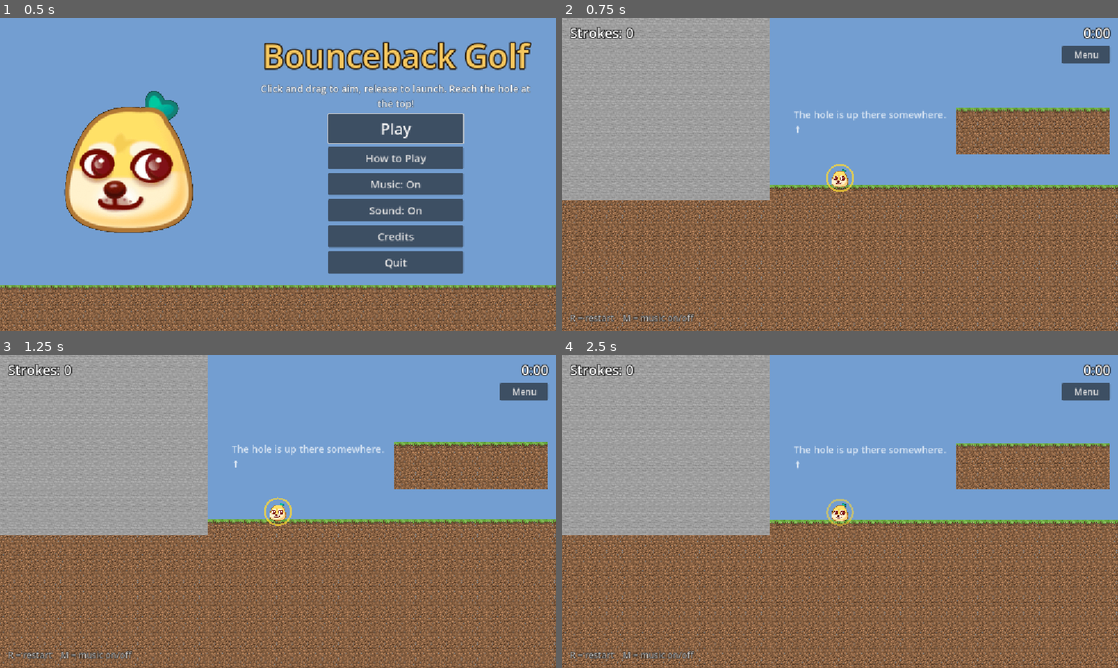
Above: before the commit, frames 1-4 (two rows, left to right).
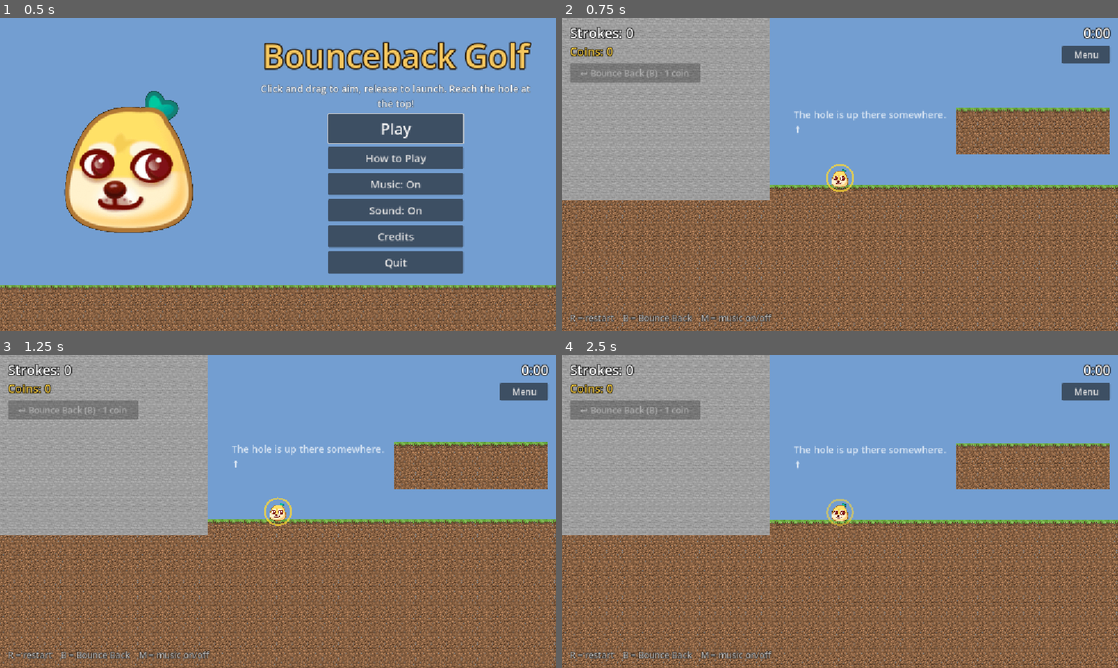
Above: after the commit, the same moments.

Repository: Khazap/bounceback-golf
Game: Godot game, scene res://scenes/ui/Title.tscn
Same seed, same stepped clock (60 frames per second), same inputs: the game is played once before the commit and once after it. Sound files missing from this copy of the repository are replaced by a short silence.
Inputs:
- Up to frame 1 (0.5 s): no input
- Up to frame 2 (0.75 s): click "Play" at 0.5 s
- Up to frame 3 (1.25 s): no input
- Up to frame 4 (2.5 s): click "Menu" at 1.25 s; click "Play" at 2 s

Frame 1 is identical in both runs. In frame 2, 1.8% of the frame differs, in the area x 1-38%, y 9-98%; in frame 3, 1.8%; in frame 4, 1.8%.

Commit message:
Coins and Bounce Back: spend 1 coin to return to your last shot
- 17 coins in the level (3 hang in the Big Fall shaft), respawn on restart
- Bounce Back button / B key: back to where the last shot was taken,
  works mid-fall, can chain, no stroke added
- GameManager: coins, coins_changed, game_started, add_coin, spend_coin
- Coin and Bounce Back sounds; sound_maker now seeded (repeatable)

Co-Authored-By: Claude Opus 5.5 <noreply@anthropic.com>

Diff:
--- /dev/null
+++ b/scenes/level/Coin.tscn
@@ -0,0 +1,12 @@
+[gd_scene format=3]
+
+[ext_resource type="Script" path="res://scripts/coin.gd" id="1_coin"]
+
+[sub_resource type="CircleShape2D" id="CircleShape2D_coin"]
+radius = 14.0
+
+[node name="Coin" type="Area2D"]
+script = ExtResource("1_coin")
+
+[node name="CollisionShape2D" type="CollisionShape2D" parent="."]
+shape = SubResource("CircleShape2D_coin")
--- a/scenes/level/Level.tscn
+++ b/scenes/level/Level.tscn
@@ -1,57 +1,129 @@
 [gd_scene format=4]
 
-[ext_resource type="TileSet" path="res://scenes/level/level_tileset.tres" id="1_l1x8v"]
-[ext_resource type="PackedScene" path="res://scenes/level/Goal.tscn" id="2_5l2jw"]
-[ext_resource type="Script" path="res://scripts/goal.gd" id="3_ti4pp"]
+[ext_resource type="TileSet" path="res://scenes/level/level_tileset.tres" id="1_ti4pp"]
+[ext_resource type="PackedScene" path="res://scenes/level/Goal.tscn" id="2_reyld"]
+[ext_resource type="Script" path="res://scripts/goal.gd" id="3_e4y3p"]
+[ext_resource type="PackedScene" path="res://scenes/level/Coin.tscn" id="4_4nqmc"]
+[ext_resource type="Script" path="res://scripts/coin.gd" id="5_f6d01"]
 
-[sub_resource type="PhysicsMaterial" id="PhysicsMaterial_reyld"]
+[sub_resource type="PhysicsMaterial" id="PhysicsMaterial_8onpu"]
 friction = 0.0
 
-[node name="Level" type="Node2D" unique_id=1063039908]
+[node name="Level" type="Node2D" unique_id=1178856215]
 
-[node name="Tiles" type="TileMapLayer" parent="." unique_id=1209484251]
+[node name="Tiles" type="TileMapLayer" parent="." unique_id=1492124017]
 tile_map_data = PackedByteArray("AADu/wAAAgAAAAAAAADu/wEAAQAAAAAAAADu/wIAAQAAAAAAAADu/wMAAQAAAAAAAADu/wQAAQAAAAAAAADu/w …(217280 unchanged characters)…
-tile_set = ExtResource("1_l1x8v")
+tile_set = ExtResource("1_ti4pp")
 
-[node name="Slopes" type="StaticBody2D" parent="." unique_id=740710159]
-physics_material_override = SubResource("PhysicsMaterial_reyld")
+[node name="Slopes" type="StaticBody2D" parent="." unique_id=708301899]
+physics_material_override = SubResource("PhysicsMaterial_8onpu")
 
-[node name="Shape0" type="CollisionPolygon2D" parent="Slopes" unique_id=1216407288]
+[node name="Shape0" type="CollisionPolygon2D" parent="Slopes" unique_id=1275795976]
 polygon = PackedVector2Array(992, -640, 1152, -832, 1152, -640)
 
-[node name="Rock0" type="Polygon2D" parent="Slopes" unique_id=825099176]
+[node name="Rock0" type="Polygon2D" parent="Slopes" unique_id=4860268]
 color = Color(0.25, 0.24, 0.28, 1)
 polygon = PackedVector2Array(992, -640, 1152, -832, 1152, -640)
 
-[node name="Shape1" type="CollisionPolygon2D" parent="Slopes" unique_id=1200561993]
+[node name="Shape1" type="CollisionPolygon2D" parent="Slopes" unique_id=794293536]
 polygon = PackedVector2Array(608, -3968, 800, -4096, 800, -4064, 608, -3936)
 
-[node name="Rock1" type="Polygon2D" parent="Slopes" unique_id=837950807]
+[node name="Rock1" type="Polygon2D" parent="Slopes" unique_id=41729031]
 color = Color(0.25, 0.24, 0.28, 1)
 polygon = PackedVector2Array(608, -3968, 800, -4096, 800, -4064, 608, -3936)
 
-[node name="Shape2" type="CollisionPolygon2D" parent="Slopes" unique_id=2053787239]
+[node name="Shape2" type="CollisionPolygon2D" parent="Slopes" unique_id=3843929]
 polygon = PackedVector2Array(992, -6496, 1152, -6592, 1152, -6496)
 
-[node name="Rock2" type="Polygon2D" parent="Slopes" unique_id=1702105367]
+[node name="Rock2" type="Polygon2D" parent="Slopes" unique_id=1550701771]
 color = Color(0.25, 0.24, 0.28, 1)
 polygon = PackedVector2Array(992, -6496, 1152, -6592, 1152, -6496)
 
-[node name="Shape3" type="CollisionPolygon2D" parent="Slopes" unique_id=818522356]
+[node name="Shape3" type="CollisionPolygon2D" parent="Slopes" unique_id=1798178820]
 polygon = PackedVector2Array(0, -8576, 192, -8384, 0, -8384)
 
-[node name="Rock3" type="Polygon2D" parent="Slopes" unique_id=1535173434]
+[node name="Rock3" type="Polygon2D" parent="Slopes" unique_id=1189863321]
 color = Color(0.25, 0.24, 0.28, 1)
 polygon = PackedVector2Array(0, -8576, 192, -8384, 0, -8384)
 
-[node name="SpawnPoint" type="Marker2D" parent="." unique_id=146703195]
+[node name="SpawnPoint" type="Marker2D" parent="." unique_id=1859534766]
 position = Vector2(144, -24)
 
-[node name="Goal" type="Area2D" parent="." unique_id=354670228 instance=ExtResource("2_5l2jw")]
+[node name="Goal" type="Area2D" parent="." unique_id=1432395406 instance=ExtResource("2_reyld")]
 position = Vector2(608, -9064)
-script = ExtResource("3_ti4pp")
+script = ExtResource("3_e4y3p")
 
-[node name="StartSign" type="Label" parent="." unique_id=1026059415]
+[node name="Coins" type="Node2D" parent="." unique_id=1032238646]
+
+[node name="Coin0" type="Area2D" parent="Coins" unique_id=1467377258 instance=ExtResource("4_4nqmc")]
+position = Vector2(592, -496)
+script = ExtResource("5_f6d01")
+
+[node name="Coin1" type="Area2D" parent="Coins" unique_id=1045278179 instance=ExtResource("4_4nqmc")]
+position = Vector2(48, -656)
+script = ExtResource("5_f6d01")
+
+[node name="Coin2" type="Area2D" parent="Coins" unique_id=227176104 instance=ExtResource("4_4nqmc")]
+position = Vector2(976, -976)
+script = ExtResource("5_f6d01")
+
+[node name="Coin3" type="Area2D" parent="Coins" unique_id=33432186 instance=ExtResource("4_4nqmc")]
+position = Vector2(720, -1328)
+script = ExtResource("5_f6d01")
+
+[node name="Coin4" type="Area2D" parent="Coins" unique_id=943873645 instance=ExtResource("4_4nqmc")]
+position = Vector2(560, -1680)
+script = ExtResource("5_f6d01")
+
+[node name="Coin5" type="Area2D" parent="Coins" unique_id=1962292235 instance=ExtResource("4_4nqmc")]
+position = Vector2(48, -2352)
+script = ExtResource("5_f6d01")
+
+[node name="Coin6" type="Area2D" parent="Coins" unique_id=1639599575 instance=ExtResource("4_4nqmc")]
+position = Vector2(720, -2800)
+script = ExtResource("5_f6d01")
+
+[node name="Coin7" type="Area2D" parent="Coins" unique_id=1774279211 instance=ExtResource("4_4nqmc")]
+position = Vector2(1008, -2544)
+script = ExtResource("5_f6d01")
+
+[node name="Coin8" type="Area2D" parent="Coins" unique_id=563480592 instance=ExtResource("4_4nqmc")]
+position = Vector2(1008, -3824)
+script = ExtResource("5_f6d01")
+
+[node name="Coin9" type="Area2D" parent="Coins" unique_id=483713381 instance=ExtResource("4_4nqmc")]
+position = Vector2(1008, -5104)
+script = ExtResource("5_f6d01")
+
+[node name="Coin10" type="Area2D" parent="Coins" unique_id=1571250689 instance=ExtResource("4_4nqmc")]
+position = Vector2(368, -3920)
+script = ExtResource("5_f6d01")
+
+[node name="Coin11" type="Area2D" parent="Coins" unique_id=1149418079 instance=ExtResource("4_4nqmc")]
+position = Vector2(624, -4560)
+script = ExtResource("5_f6d01")
+
+[node name="Coin12" type="Area2D" parent="Coins" unique_id=443961301 instance=ExtResource("4_4nqmc")]
+position = Vector2(496, -5456)
+script = ExtResource("5_f6d01")
+
+[node name="Coin13" type="Area2D" parent="Coins" unique_id=419546156 instance=ExtResource("4_4nqmc")]
+position = Vector2(912, -6640)
+script = ExtResource("5_f6d01")
+
+[node name="Coin14" type="Area2D" parent="Coins" unique_id=216875168 instance=ExtResource("4_4nqmc")]
+position = Vector2(1104, -7408)
+script = ExtResource("5_f6d01")
+
+[node name="Coin15" type="Area2D" parent="Coins" unique_id=608219834 instance=ExtResource("4_4nqmc")]
+position = Vector2(112, -8112)
+script = ExtResource("5_f6d01")
+
+[node name="Coin16" type="Area2D" parent="Coins" unique_id=1196153055 instance=ExtResource("4_4nqmc")]
+position = Vector2(752, -8592)
+script = ExtResource("5_f6d01")
+
+[node name="StartSign" type="Label" parent="." unique_id=112414227]
 offset_left = 48.0
 offset_top = -160.0
 offset_right = 48.0
--- a/scenes/ui/HUD.tscn
+++ b/scenes/ui/HUD.tscn
@@ -14,6 +14,27 @@
 theme_override_constants/outline_size = 6
 theme_override_font_sizes/font_size = 28
 text = "Strokes: 0"
+
+[node name="CoinsLabel" type="Label" parent="."]
+offset_left = 16.0
+offset_top = 52.0
+offset_right = 316.0
+offset_bottom = 88.0
+theme_override_colors/font_color = Color(1, 0.82, 0.25, 1)
+theme_override_colors/font_outline_color = Color(0, 0, 0, 1)
+theme_override_constants/outline_size = 6
+theme_override_font_sizes/font_size = 24
+text = "Coins: 0"
+
+[node name="BounceBackButton" type="Button" parent="."]
+offset_left = 16.0
+offset_top = 94.0
+offset_right = 286.0
+offset_bottom = 134.0
+focus_mode = 0
+theme_override_font_sizes/font_size = 18
+disabled = true
+text = "↩ Bounce Back (B) · 1 coin"
 
 [node name="TimeLabel" type="Label" parent="."]
 anchors_preset = 1
@@ -49,11 +70,11 @@
 anchor_bottom = 1.0
 offset_left = 16.0
 offset_top = -40.0
-offset_right = 416.0
+offset_right = 616.0
 offset_bottom = -12.0
 grow_vertical = 0
 theme_override_colors/font_color = Color(1, 1, 1, 0.7)
 theme_override_colors/font_outline_color = Color(0, 0, 0, 1)
 theme_override_constants/outline_size = 4
 theme_override_font_sizes/font_size = 18
-text = "R = restart    M = music on/off"
+text = "R = restart    B = Bounce Back    M = music on/off"
--- a/scripts/audio_manager.gd
+++ b/scripts/audio_manager.gd
@@ -15,6 +15,8 @@
 	"ready": preload("res://audio/sfx_ready.wav"),
 	"click": preload("res://audio/sfx_click.wav"),
 	"win": preload("res://audio/sfx_win.wav"),
+	"coin": preload("res://audio/sfx_coin.wav"),
+	"bounceback": preload("res://audio/sfx_bounceback.wav"),
 }
 const MUSIC := preload("res://audio/music_loop.wav")
 const MUSIC_VOLUME_DB := -8.0  # negative = quieter than the sound effects
--- /dev/null
+++ b/scripts/coin.gd
@@ -0,0 +1,48 @@
+extends Area2D
+## A coin. Touch it with the ball to collect it (+1 coin).
+## It's drawn with code (a gold circle), so it needs no image file.
+## Collected coins come back when a new run starts (R, Play Again, Play).
+
+const RADIUS := 11.0
+
+var time := randf() * 10.0  # random start, so coins don't all spin in sync
+
+
+func _ready() -> void:
+	body_entered.connect(_on_body_entered)
+	GameManager.game_started.connect(_respawn)
+
+
+func _process(delta: float) -> void:
+	time += delta
+	queue_redraw()
+
+
+func _draw() -> void:
+	# Fake a spinning coin: squash it sideways with a cosine (1 -> 0.15 -> 1).
+	var spin := maxf(absf(cos(time * 3.0)), 0.15)
+	var bob := sin(time * 2.0) * 3.0  # float up and down a little
+	draw_set_transform(Vector2(0, bob), 0.0, Vector2(spin, 1.0))
+	draw_circle(Vector2.ZERO, RADIUS, Color("#b8860b"))          # dark gold rim
+	draw_circle(Vector2.ZERO, RADIUS - 3.0, Color("#ffd23f"))    # gold face
+	draw_circle(Vector2(-3, -3), 2.5, Color(1, 1, 1, 0.8))       # shine
+
+
+func _on_body_entered(body: Node) -> void:
+	if body.is_in_group("ball") and visible:
+		GameManager.add_coin()
+		AudioManager.play("coin")
+		hide()
+		# Turn off detection. "set_deferred" waits until the physics step is
+		# over, because Godot doesn't allow changing it in the middle of one.
+		set_deferred("monitoring", false)
+
+
+func _respawn() -> void:
+	show()
+	# Wait 2 physics steps before the coin can be collected again. On restart
+	# the ball needs one step to jump back to the start; without this wait, a
+	# ball sitting on this coin's spot would grab it again right away.
+	await get_tree().physics_frame
+	await get_tree().physics_frame
+	monitoring = true
--- a/scripts/game_manager.gd
+++ b/scripts/game_manager.gd
@@ -1,16 +1,21 @@
 extends Node
-## GameManager: global game state (strokes, timer, win).
+## GameManager: global game state (strokes, timer, coins, win).
 ## Registered as an autoload named "GameManager", so any script can call
 ## GameManager.add_stroke(), GameManager.win(), etc. without finding the node.
-## This file follows the shared team contract in TEAM.md. Don't rename things.
 
 ## Emitted every time the stroke count changes (the HUD listens to this).
 signal stroke_count_changed(count: int)
+## Emitted every time the coin count changes (the HUD listens to this).
+signal coins_changed(count: int)
+## Emitted at the start of every run (coins listen to this to reappear).
+signal game_started
 ## Emitted once when the player reaches the hole.
 signal game_won
 
 ## How many shots the player has taken this run.
 var stroke_count: int = 0
+## How many coins the player is holding right now.
+var coins: int = 0
 ## Seconds since the run started. Only counts up while is_playing is true.
 var elapsed_time: float = 0.0
 ## True while a run is in progress (false before start and after winning).
@@ -26,15 +31,33 @@
 ## Starts (or restarts) a run: zero the counters and start the timer.
 func start_game() -> void:
 	stroke_count = 0
+	coins = 0
 	elapsed_time = 0.0
 	is_playing = true
 	stroke_count_changed.emit(stroke_count)  # so the HUD shows "Strokes: 0"
+	coins_changed.emit(coins)
+	game_started.emit()
 
 
 ## Call once per shot (Main connects the ball's "launched" signal to this).
 func add_stroke() -> void:
 	stroke_count += 1
 	stroke_count_changed.emit(stroke_count)
+
+
+## A coin calls this when the ball touches it.
+func add_coin() -> void:
+	coins += 1
+	coins_changed.emit(coins)
+
+
+## Spends one coin. Returns false (and spends nothing) if you have none.
+func spend_coin() -> bool:
+	if coins <= 0:
+		return false
+	coins -= 1
+	coins_changed.emit(coins)
+	return true
 
 
 ## Called by the Goal when the ball enters the hole.
--- a/scripts/hud.gd
+++ b/scripts/hud.gd
@@ -3,17 +3,34 @@
 ## A CanvasLayer draws on top of the game and ignores the camera, so the
 ## labels stay in the corners even when the camera follows the ball.
 
+## Main listens to this and does the actual Bounce Back.
+signal bounce_back_pressed
+
 @onready var strokes_label: Label = $StrokesLabel
+@onready var coins_label: Label = $CoinsLabel
+@onready var bounce_back_button: Button = $BounceBackButton
 @onready var time_label: Label = $TimeLabel
 
 
 func _ready() -> void:
-	# Update the stroke text whenever GameManager says the count changed.
+	# Update the texts whenever GameManager says a number changed.
 	GameManager.stroke_count_changed.connect(_on_stroke_count_changed)
-	_on_stroke_count_changed(GameManager.stroke_count)  # show the current value now
-	# The small Menu button (top right) goes back to the main menu.
-	# Its focus_mode is "none", so Space/Enter can't press it by accident.
+	GameManager.coins_changed.connect(_on_coins_changed)
+	_on_stroke_count_changed(GameManager.stroke_count)  # show the current values now
+	_on_coins_changed(GameManager.coins)
+	# The buttons' focus_mode is "none", so Space/Enter can't press them by accident.
 	$MenuButton.pressed.connect(_on_menu_pressed)
+	bounce_back_button.pressed.connect(bounce_back_pressed.emit)
+
+
+## Main calls this to grey out the button when Bounce Back isn't possible
+## (no coins, or no earlier shot to go back to).
+func set_bounce_back_enabled(enabled: bool) -> void:
+	bounce_back_button.disabled = not enabled
+
+
+func _on_coins_changed(count: int) -> void:
+	coins_label.text = "Coins: %d" % count
 
 
 func _on_menu_pressed() -> void:
--- a/scripts/level_builder.gd
+++ b/scripts/level_builder.gd
@@ -111,6 +111,17 @@
 	[Vector2(0, -268), Vector2(6, -262), Vector2(0, -262)],
 ]
 
+# Coins, as tile positions (x, row). Most sit just above a ledge. The three
+# at x=31 float in the Big Fall shaft: you only get those while falling.
+const COINS := [
+	Vector2i(18, -16), Vector2i(1, -21), Vector2i(30, -31), Vector2i(22, -42),  # Foothills
+	Vector2i(17, -53), Vector2i(1, -74), Vector2i(22, -88),                     # Canyon
+	Vector2i(31, -80), Vector2i(31, -120), Vector2i(31, -160),                  # inside the shaft
+	Vector2i(11, -123), Vector2i(19, -143), Vector2i(15, -171),                 # Cliffs
+	Vector2i(28, -208), Vector2i(34, -232),                                     # Big Fall
+	Vector2i(3, -254), Vector2i(23, -269),                                      # Summit
+]
+
 # The hole: these cells are left empty in the summit so the ball can drop in.
 const CUP_CELLS := [Vector2i(18, -284), Vector2i(19, -284)]
 
@@ -222,7 +233,18 @@
 	goal.position = GOAL_POS
 	_add(level, goal)
 
-	# 6. A sign at the start. You never see the hole until you're close.
+	# 6. Coins, grouped under one "Coins" node to keep the scene tidy.
+	var coins := Node2D.new()
+	coins.name = "Coins"
+	_add(level, coins)
+	var coin_scene: PackedScene = load("res://scenes/level/Coin.tscn")
+	for i in COINS.size():
+		var coin: Node2D = coin_scene.instantiate()
+		coin.name = "Coin%d" % i
+		coin.position = (Vector2(COINS[i]) + Vector2(0.5, 0.5)) * TILE  # center of the tile
+		_add(coins, coin, level)
+
+	# 7. A sign at the start. You never see the hole until you're close.
 	var sign := Label.new()
 	sign.name = "StartSign"
 	sign.text = "The hole is up there somewhere.\n↑"
--- a/scripts/main.gd
+++ b/scripts/main.gd
@@ -2,6 +2,7 @@
 ## Main: puts the Level, the Ball and the HUD together and runs one round.
 ## - Puts the ball on the level's SpawnPoint and starts the game.
 ## - Every time the ball is launched, adds a stroke.
+## - Bounce Back: spend 1 coin to go back to where you took your last shot.
 ## - When the game is won, stops the ball from being shot.
 ## - Press R at any time to restart.
 
@@ -9,17 +10,28 @@
 # nodes exist. $Name is a shortcut for get_node("Name").
 @onready var ball: RigidBody2D = $Ball
 @onready var spawn_point: Marker2D = $Level/SpawnPoint
+@onready var hud: CanvasLayer = $HUD
 @onready var win_screen: CanvasLayer = $WinScreen
+
+## Where the ball was each time you took a shot, oldest first.
+## Bounce Back takes the last one off the end (so pressing it again goes
+## back one more shot, as long as you have coins).
+var shot_positions: Array[Vector2] = []
 
 
 func _ready() -> void:
 	# Signal connections: "when X happens, call Y".
-	# Each time the ball is launched, GameManager counts a stroke.
+	# Each time the ball is launched, GameManager counts a stroke...
 	ball.launched.connect(GameManager.add_stroke)
+	# ...and we remember where the shot was taken from.
+	ball.launched.connect(_on_ball_launched)
 	# When GameManager says the game is won, run our _on_game_won function.
 	GameManager.game_won.connect(_on_game_won)
 	# The win screen's Play Again button does the same thing as pressing R.
 	win_screen.play_again_pressed.connect(restart)
+	# The HUD's Bounce Back button (and the B key, below) call bounce_back.
+	hud.bounce_back_pressed.connect(bounce_back)
+	GameManager.coins_changed.connect(_update_bounce_back_button.unbind(1))
 	restart()
 
 
@@ -27,12 +39,40 @@
 func restart() -> void:
 	ball.reset_to(spawn_point.global_position)
 	ball.input_enabled = true
+	shot_positions.clear()
 	GameManager.start_game()
 	win_screen.hide()
+	_update_bounce_back_button()
+
+
+func _on_ball_launched() -> void:
+	# The ball is still where it was standing when "launched" fires.
+	shot_positions.append(ball.global_position)
+	_update_bounce_back_button()
+
+
+## Spend 1 coin: the ball jumps back to where it took its last shot.
+## Works even while the ball is flying or falling. Doesn't count as a stroke.
+func bounce_back() -> void:
+	if not _can_bounce_back():
+		return
+	GameManager.spend_coin()
+	ball.reset_to(shot_positions.pop_back())
+	AudioManager.play("bounceback")
+	_update_bounce_back_button()
+
+
+func _can_bounce_back() -> bool:
+	return GameManager.is_playing and GameManager.coins > 0 and not shot_positions.is_empty()
+
+
+func _update_bounce_back_button() -> void:
+	hud.set_bounce_back_enabled(_can_bounce_back())
 
 
 func _on_game_won() -> void:
 	ball.input_enabled = false  # no more shots after winning
+	_update_bounce_back_button()
 	win_screen.show_results(GameManager.stroke_count, GameManager.elapsed_time)
 
 
@@ -43,3 +83,5 @@
 	if event is InputEventKey and event.pressed and not event.echo:
 		if event.keycode == KEY_R:
 			restart()
+		elif event.keycode == KEY_B:
+			bounce_back()
--- a/scripts/sound_maker.gd
+++ b/scripts/sound_maker.gd
@@ -9,7 +9,10 @@
 
 
 func _initialize() -> void:
+	seed(1)  # same random noise every run, so the files come out identical
 	save("sfx_launch", sweep(220, 880, 0.18, "sine", 0.6))          # boing up
+	save("sfx_coin", concat([note(987.8, 0.06, "square", 0.3), note(1318.5, 0.18, "square", 0.3)]))  # "ba-ding"
+	save("sfx_bounceback", concat([sweep(900, 300, 0.12, "sine", 0.5), sweep(300, 1200, 0.2, "sine", 0.5)]))  # whoosh back
 	save("sfx_bounce", sweep(520, 160, 0.13, "triangle", 0.8))      # boing down
 	save("sfx_ready", concat([note(1318.5, 0.07, "sine", 0.5), note(1760, 0.22, "sine", 0.5)]))
 	save("sfx_click", note(1000, 0.04, "square", 0.25))
--- a/scripts/title.gd
+++ b/scripts/title.gd
@@ -7,9 +7,9 @@
 • Every shot bounces at least twice. Landings are never safe.
 • Right-click or Esc cancels a shot.
 • The hole is at the very top. You won't see it until you're close.
-• Fall, and you climb back up. There are no checkpoints.
+• Grab coins. Bounce Back (button or B) spends 1 coin to put you back where you took your last shot, even mid-fall.
 
-R = restart    M = music on/off"""
+R = restart    B = Bounce Back    M = music on/off"""
 
 # TODO: put your names in, and the dog artist's name once you know it.
 const CREDITS_TEXT := """Bounceback Golf, made for the Hack Club Haven game jam.
Not shown, added: audio/sfx_bounceback.wav.import
Not shown, added: audio/sfx_coin.wav.import
Not shown, added: scripts/coin.gd.uid
Not shown, changed: audio/music_loop.wav
Not shown, added: audio/sfx_bounceback.wav
Not shown, added: audio/sfx_coin.wav
